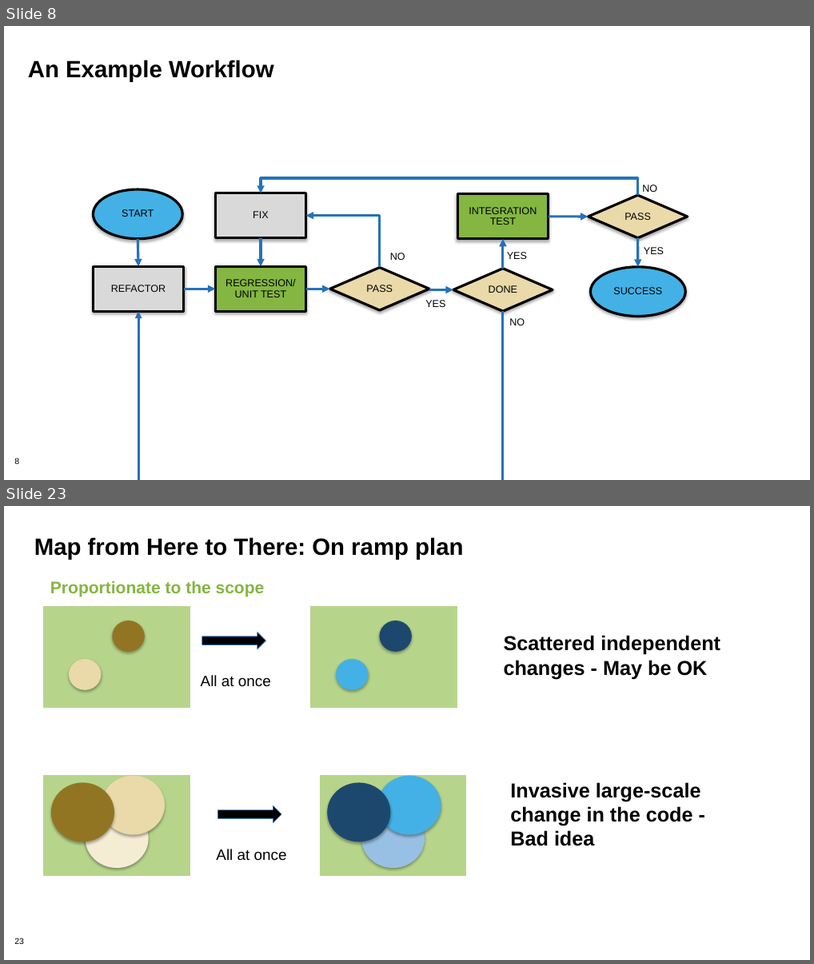
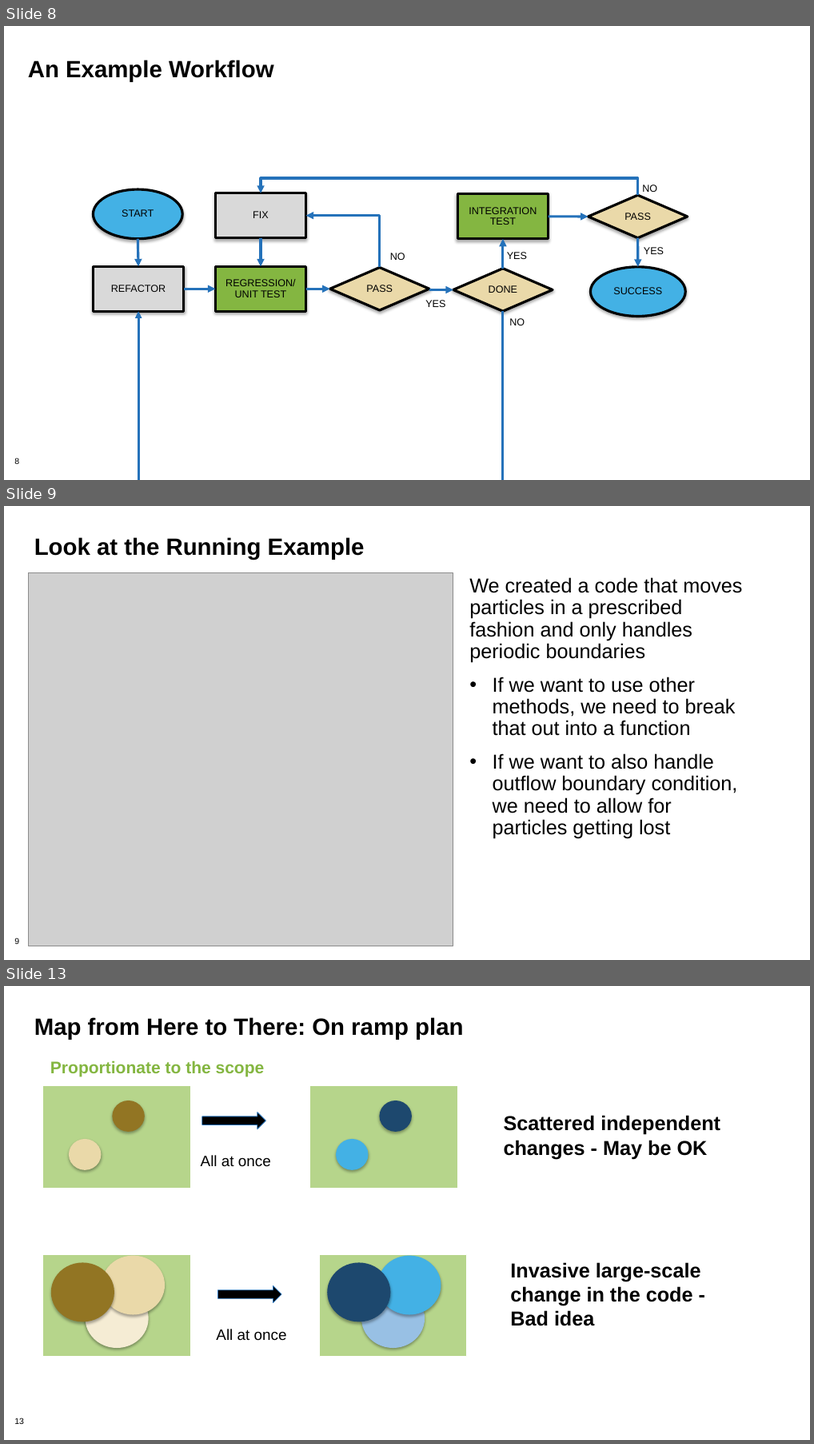
Before and after one commit to bssw-tutorial/presentations, a slide deck: refactoring.pptx. Shown one above the other, each under a label of ours: slides 8 and 23 before the commit, slides 8, 9 and 13 after it; the slides between them are not shown. The pictures are 814x964 and 814x1444 pixels, drawn with LibreOffice and Linux fonts; fonts in the diff are those of the drawing; grey boxes stand for pictures. Boxes give left, top, right and bottom in pixels: in the first picture for what was removed or moved away, otherwise in the second. Text is boxed around its words. In the diff, an @@ line names an element or a change of style, - is before the commit and + after.

```diff
--- a/refactoring.pptx
+++ b/refactoring.pptx
@@ slide 9 added at box(4, 506, 810, 960), background #FFFFFF; not listed: 1 template element that a slide beside it also shows @@
@@ title added at box(34, 537, 365, 560), 28 pt, text #000000, bold @@
+Look at the Running Example
@@ picture added at box(28, 572, 453, 945) @@
@@ text added at box(470, 577, 742, 838), 24 pt, text #000000 @@
+We created a code that moves particles in a prescribed fashion and only handles periodic boundaries
+• If we want to use other methods, we need to break that out into a function
+• If we want to also handle outflow boundary condition, we need to allow for particles getting lost
@@ what was slide 23 is now slide 13 @@
@@ page number at box(14, 1417, 24, 1424): text changed @@
-23
+13
```
Also in this commit, not shown: 4 slides changed, 11 slides removed.
